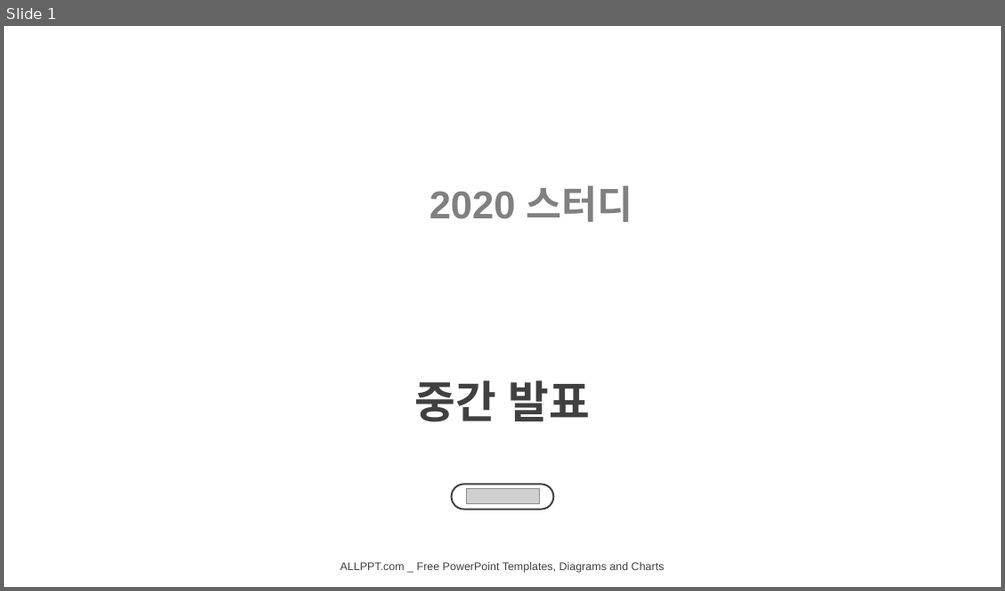
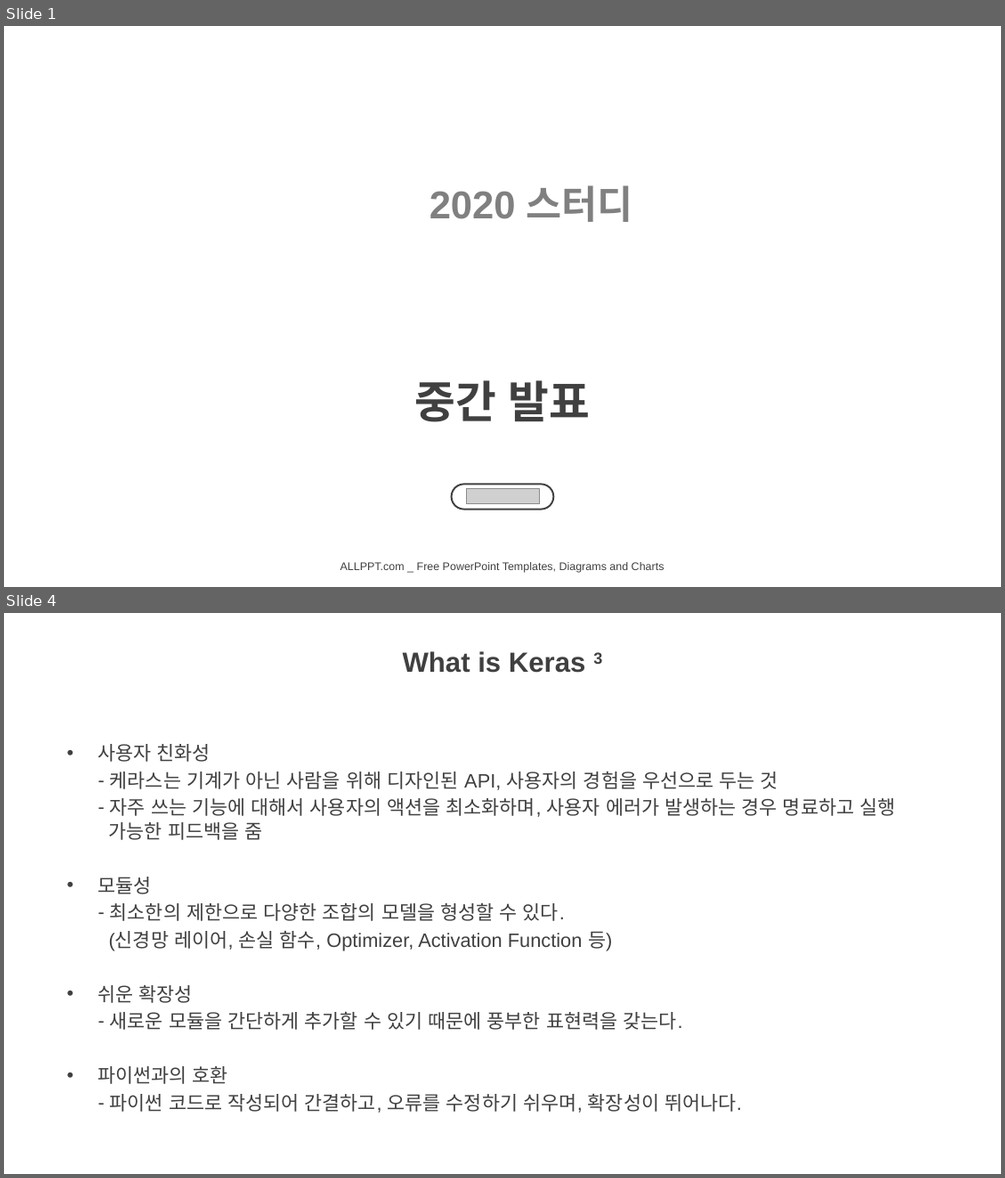
Before and after one commit to hana-dool/Keras, a slide deck: Week 2/Keras 중간발표.pptx. Shown one above the other, each under a label of ours: slide 1 before the commit, slides 1 and 4 after it; the slides between them are not shown. The pictures are 1005x591 and 1005x1178 pixels, drawn with LibreOffice and Linux fonts; fonts in the diff are those of the drawing; grey boxes stand for pictures; background and template pictures are left out. Boxes give left, top, right and bottom in pixels: in the first picture for what was removed or moved away, otherwise in the second. Text is boxed around its words. In the diff, an @@ line names an element or a change of style, - is before the commit and + after.

```diff
--- a/Week 2/Keras 중간발표.pptx
+++ b/Week 2/Keras 중간발표.pptx
@@ slide 4 added at (x1=4, y1=613, x2=1001, y2=1174), background picture (left out) @@
@@ title added at (x1=403, y1=651, x2=602, y2=673), 20 pt, text #404040, bold @@
+What is Keras 3
@@ text added at (x1=98, y1=744, x2=895, y2=1112), 14 pt, text #404040 @@
+• 사용자 친화성
+– 케라스는 기계가 아닌 사람을 위해 디자인된 API, 사용자의 경험을 우선으로 두는 것
+– 자주 쓰는 기능에 대해서 사용자의 액션을 최소화하며, 사용자 에러가 발생하는 경우 명료하고 실행
+  가능한 피드백을 줌
+• 모듈성
+– 최소한의 제한으로 다양한 조합의 모델을 형성할 수 있다.
+(신경망 레이어, 손실 함수, Optimizer, Activation Function 등)
+• 쉬운 확장성
+– 새로운 모듈을 간단하게 추가할 수 있기 때문에 풍부한 표현력을 갖는다.
+• 파이썬과의 호환
+– 파이썬 코드로 작성되어 간결하고, 오류를 수정하기 쉬우며, 확장성이 뛰어나다.
```
Also in this commit, not shown: 2 slides changed, 3 other slides added, 1 slide removed.
